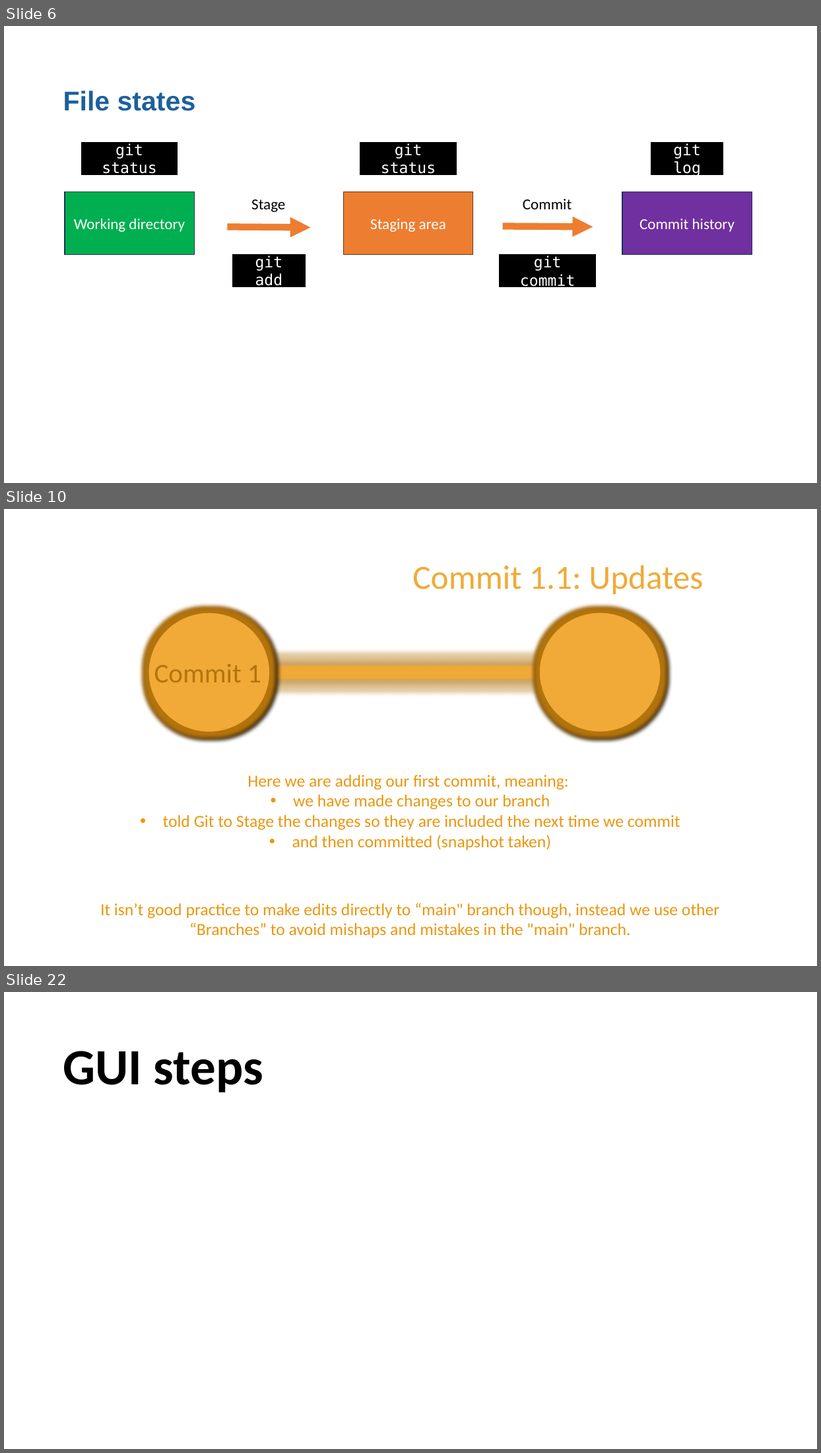
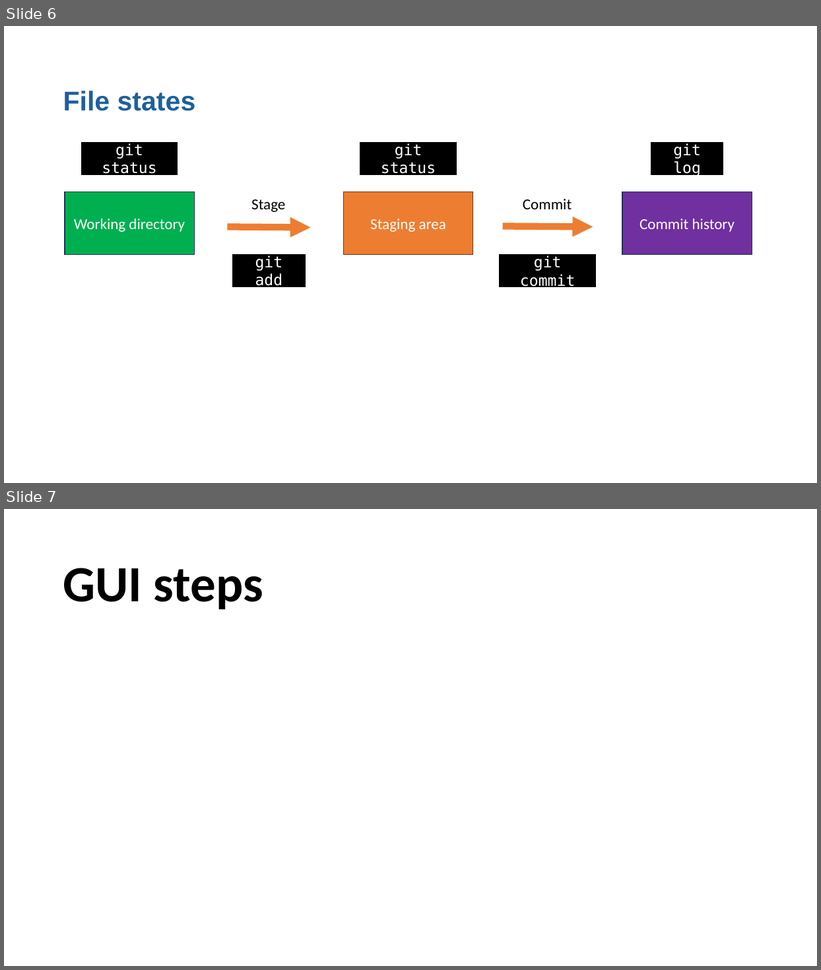
Before and after one commit to moj-analytical-services/intro_to_github_training, a slide deck: GitGitHub slides.pptx. Shown one above the other, each under a label of ours: slides 6, 10 and 22 before the commit, slides 6 and 7 after it; the slides between them are not shown. The pictures are 821x1453 and 821x970 pixels, drawn with LibreOffice and Linux fonts; fonts in the diff are those of the drawing. Boxes give left, top, right and bottom in pixels: in the first picture for what was removed or moved away, otherwise in the second. Text is boxed around its words. In the diff, an @@ line names an element or a change of style, - is before the commit and + after.

```diff
--- a/GitGitHub slides.pptx
+++ b/GitGitHub slides.pptx
@@ slide 10 removed at box(4, 509, 817, 966), background #FFFFFF @@
@@ text removed at box(413, 565, 703, 595) @@
-Commit 1.1: Updates
@@ ellipse removed at box(148, 612, 270, 733) @@
@@ ellipse removed at box(539, 612, 661, 733) @@
@@ rectangle removed at box(585, 612, 708, 733) @@
@@ text removed at box(154, 664, 261, 683) @@
-Commit 1
@@ rectangle removed at box(272, 665, 539, 679) @@
@@ rectangle removed at box(272, 673, 649, 682) @@
@@ text removed at box(163, 775, 680, 850) @@
-Here we are adding our first commit, meaning:
-• we have made changes to our branch
-• told Git to Stage the changes so they are included the next time we commit
-• and then committed (snapshot taken)
@@ text removed at box(100, 903, 719, 938) @@
-It isn’t good practice to make edits directly to “main" branch though, instead we use other “Branches” to avoid mishaps and mistakes in the "main" branch.
@@ what was slide 22 is now slide 7 @@
```
Also in this commit, not shown: 14 other slides removed.
